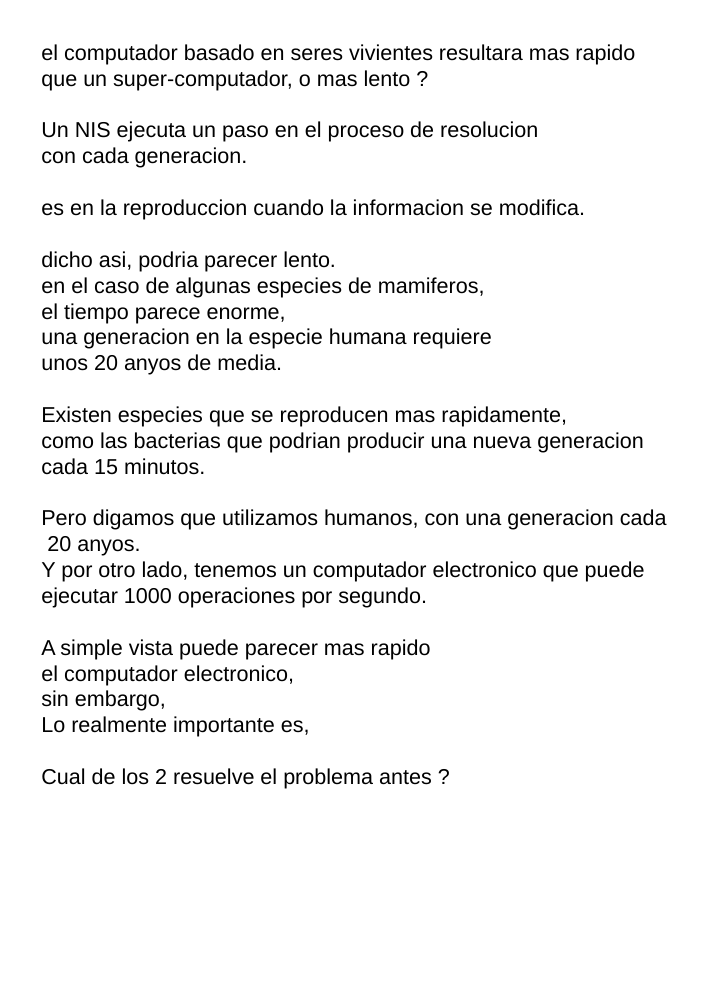
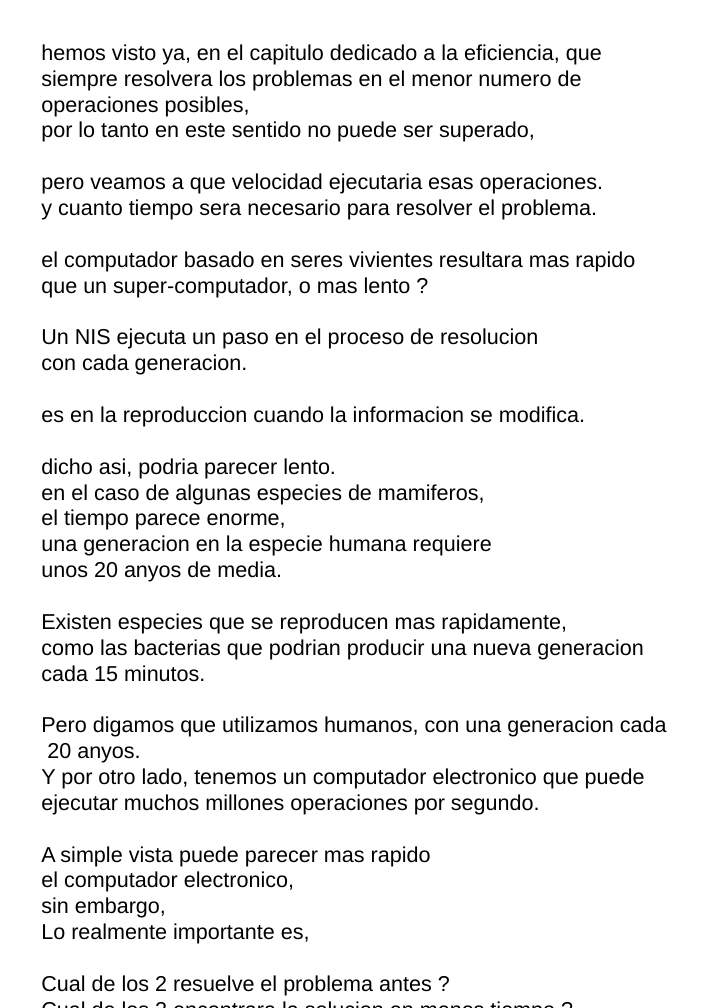
Before and after one commit to fabhrius/La-Cosa, a slide deck: slide 11 of capitulos/Potencia del sistema/Potencia del sistema.odp. Drawn at 713x1008 pixels with LibreOffice and Linux fonts; fonts in the diff are those of the drawing. Boxes give left, top, right and bottom in pixels: in the first picture for what was removed or moved away, otherwise in the second. Text is boxed around its words. In the diff, an @@ line names an element or a change of style, - is before the commit and + after.

```diff
--- a/capitulos/Potencia del sistema/Potencia del sistema.odp
+++ b/capitulos/Potencia del sistema/Potencia del sistema.odp
@@ text at bbox=[41, 44, 667, 996]: paragraph added @@
+Cual de los 2 encontrara la solucion en menos tiempo ?
@@ text at bbox=[41, 44, 603, 220]: paragraphs added @@
+hemos visto ya, en el capitulo dedicado a la eficiencia, que siempre resolvera los problemas en el menor numero de operaciones posibles,
+por lo tanto en este sentido no puede ser superado,
+pero veamos a que velocidad ejecutaria esas operaciones.
+y cuanto tiempo sera necesario para resolver el problema.
@@ text at bbox=[41, 768, 645, 815]: text changed @@
-Y por otro lado, tenemos un computador electronico que puede ejecutar 1000 operaciones por segundo.
+Y por otro lado, tenemos un computador electronico que puede ejecutar muchos millones operaciones por segundo.
```
Also in this commit, not shown: 4 other slides changed, 6 other files.
